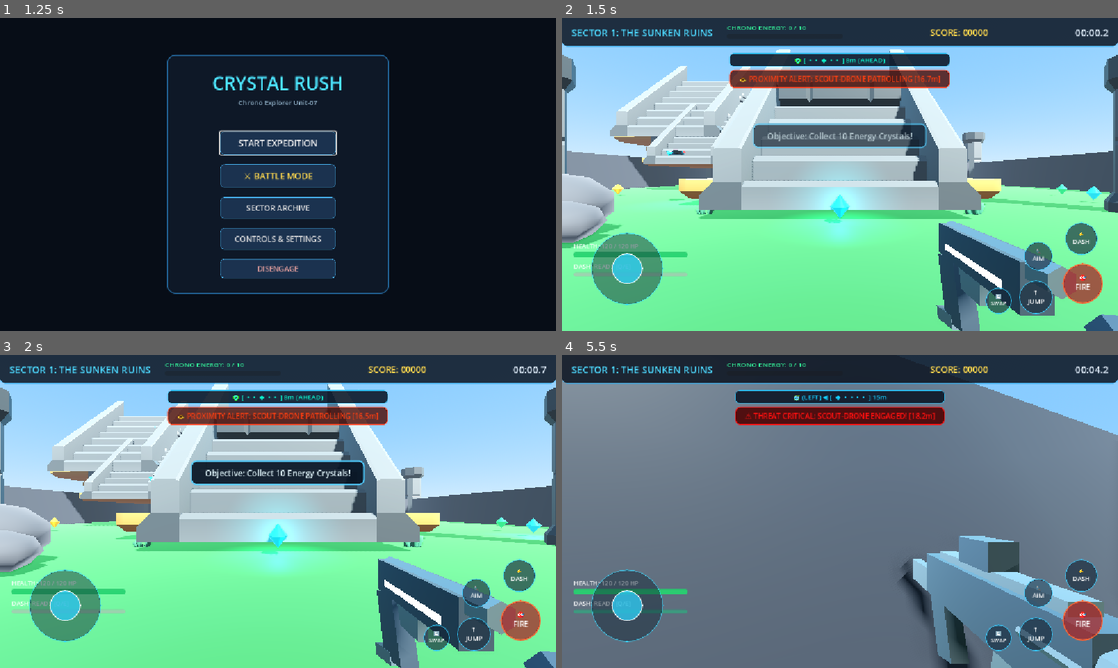
Above: before the commit, frames 1-4 (two rows, left to right).
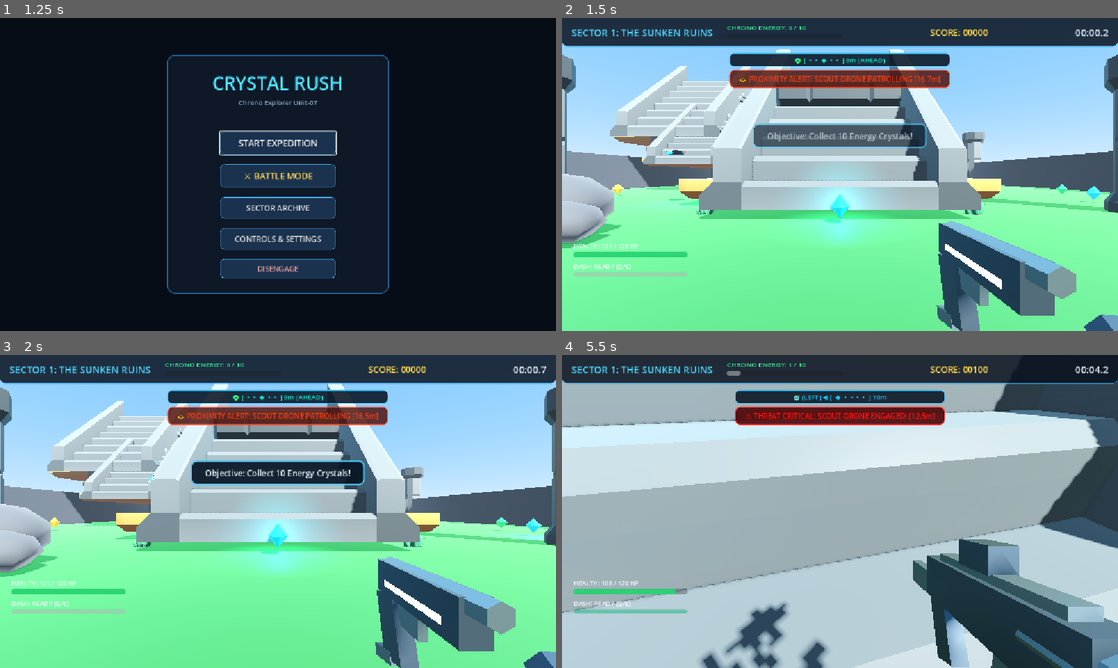
Above: after the commit, the same moments.

Repository: 12Ahm-webSite/test-mcp
Game: Godot game, scene res://ui/intro_video.tscn
Same seed, same stepped clock (60 frames per second), same inputs: the game is played once before the commit and once after it. Video files are missing from this copy of the repository; at most half a second of black plays in their place.
Inputs (mouse positions are in pixels of both pictures, inside the frame that each line leads up to):
- Up to frame 1 (1.25 s): tap Enter at 0.5 s; move the mouse to (400, 158) at 0.52 s; hold D from 0.53 s (still down); hold Shift from 0.53 s (still down); click (400, 158) at 0.67 s; tap Space at 0.77 s
- Up to frame 2 (1.5 s): release D at 1.25 s; release Shift at 1.25 s; click "START EXPEDITION" at 1.25 s
- Up to frame 3 (2 s): no input
- Up to frame 4 (5.5 s): click (1084, 621) at 2 s, where only the run before the commit has a clickable "🎯 FIRE"; move the mouse to (812, 511) at 2.77 s; hold W (move_forward) from 2.78 s (still down); tap Shift (sprint) at 2.85 s; click (812, 511) at 2.92 s; tap Space (jump) at 3.02, 4.52, 5.27 s; move the mouse to (851, 505) at 3.52 s; tap E at 3.6 s; click (851, 505) at 3.67 s; move the mouse to (834, 517) at 4.27 s; tap 1 at 4.35 s; click (834, 517) at 4.42 s; move the mouse to (878, 514) at 5.02 s; tap 2 at 5.1 s; click (878, 514) at 5.17 s

Frame 1 is identical in both runs. In frame 2, 4.6% of the frame differs, in the area x 5-98%, y 65-95%; in frame 3, 4.6%; in frame 4, 87%, in the area x 0-100%, y 0-100%.

Commit message:
fix(ui): hide mobile touch controls on desktop/laptop and auto-enable only for mobile OS

Diff:
--- a/project.godot
+++ b/project.godot
@@ -30,7 +30,7 @@
 
 [input_devices]
 
-pointing/emulate_touch_from_mouse=true
+pointing/emulate_touch_from_mouse=false
 pointing/emulate_mouse_from_touch=true
 
 [physics]
--- a/scenes/mobile_touch_controls.tscn
+++ b/scenes/mobile_touch_controls.tscn
@@ -75,6 +75,7 @@
 corner_radius_bottom_left = 42
 
 [node name="MobileTouchControls" type="Control"]
+visible = false
 layout_mode = 3
 anchors_preset = 15
 anchor_right = 1.0
--- a/scripts/mobile_touch_controls.gd
+++ b/scripts/mobile_touch_controls.gd
@@ -32,8 +32,10 @@
 				manual_touch = bool(parsed["settings"].get("touch_controls_enabled", false))
 			file.close()
 
-	# Configure mobile visibility
-	var is_mobile := OS.has_feature("mobile") or OS.has_feature("android") or OS.has_feature("ios") or DisplayServer.is_touchscreen_available()
+	# Configure mobile visibility:
+	# Auto-enable ONLY on genuine mobile devices (Android, iOS)
+	var is_desktop := OS.has_feature("pc") or OS.has_feature("windows") or OS.has_feature("linux") or OS.has_feature("macos") or OS.has_feature("bsd")
+	var is_mobile := (OS.has_feature("android") or OS.has_feature("ios")) and not is_desktop
 	visible = is_mobile or manual_touch or force_show_for_testing
 
 	if joystick_base:
--- a/scripts/player.gd
+++ b/scripts/player.gd
@@ -281,7 +281,7 @@
 	# Continuous automatic firing
 	var is_firing := Input.is_mouse_button_pressed(MOUSE_BUTTON_LEFT) or Input.is_action_pressed("shoot") or _touch_fire_active
 	if is_active and not is_dead and is_firing:
-		if Input.mouse_mode == Input.MOUSE_MODE_CAPTURED or _touch_fire_active or OS.has_feature("mobile") or DisplayServer.is_touchscreen_available():
+		if Input.mouse_mode == Input.MOUSE_MODE_CAPTURED or _touch_fire_active or OS.has_feature("android") or OS.has_feature("ios"):
 			var w_data = WeaponData.get_weapon(current_weapon)
 			if w_data.get("is_automatic", false):
 				try_shoot()
